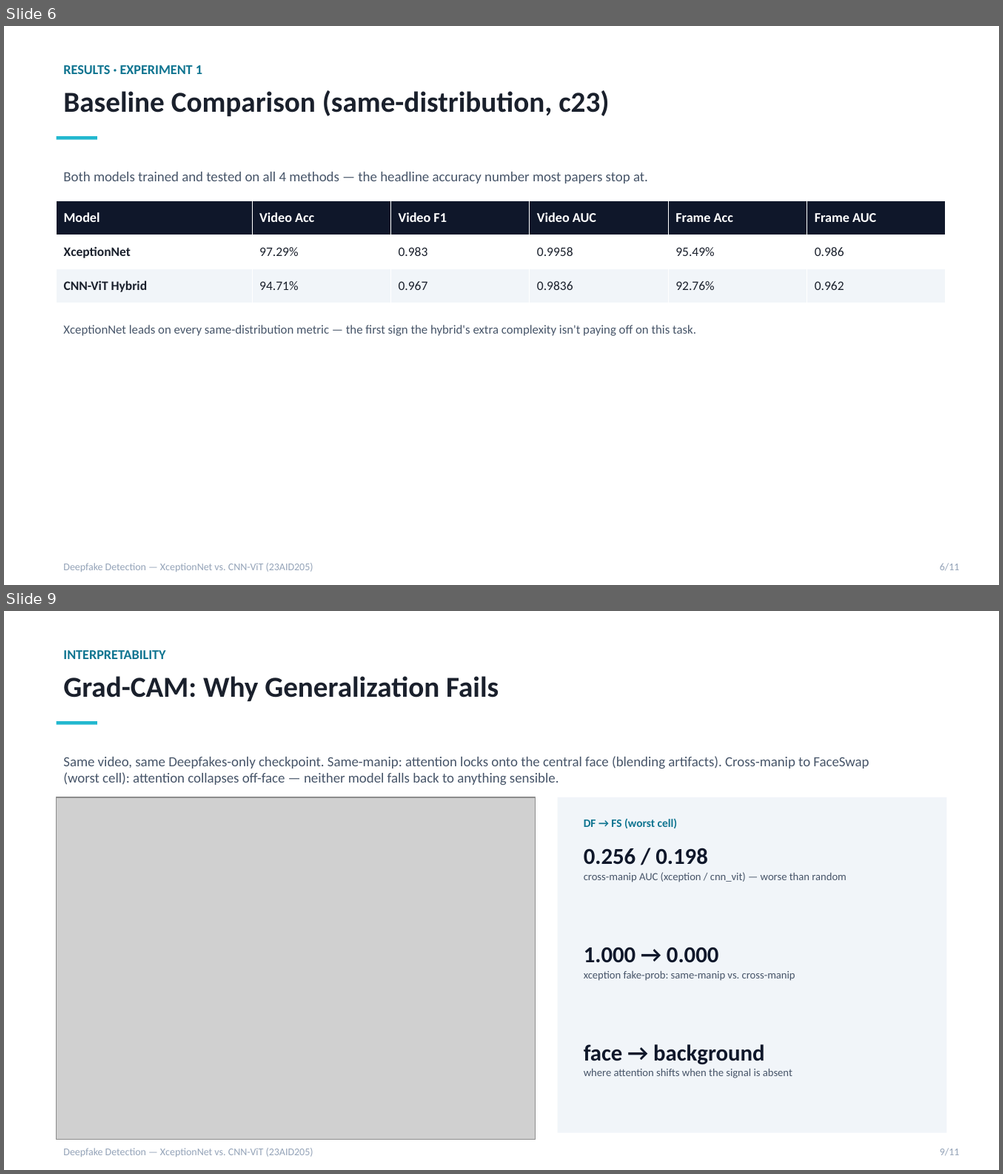
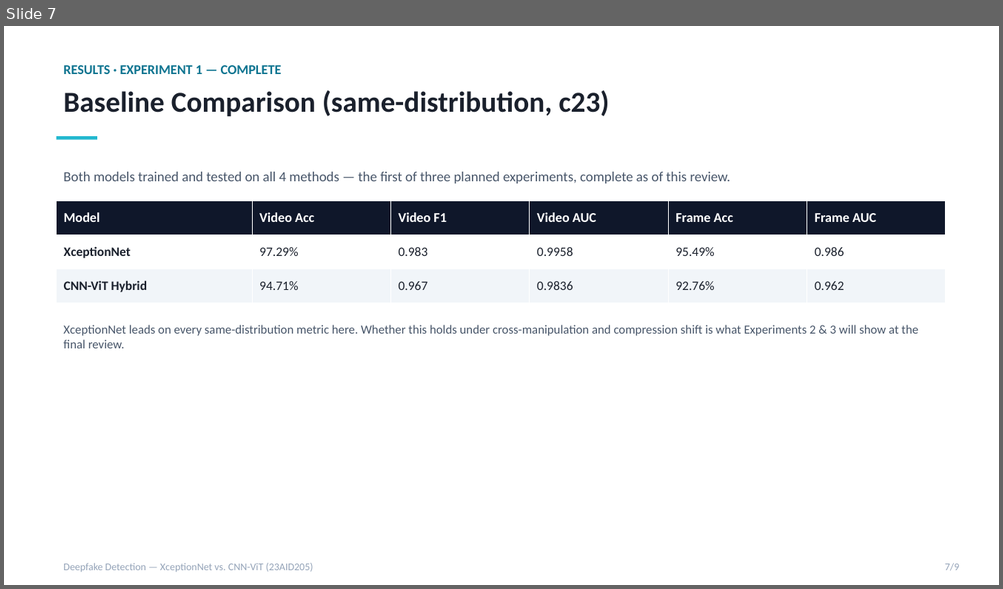
Before and after one commit to DUNE-ODYSSEY/deepfake-detection, a slide deck: docs/mid_review_update.pptx. Shown one above the other, each under a label of ours: slides 6 and 9 before the commit, slide 7 after it; the slides between them are not shown. The pictures are 1003x1174 and 1003x589 pixels, drawn with LibreOffice and Linux fonts; fonts in the diff are those of the drawing; grey boxes stand for pictures. Boxes give left, top, right and bottom in pixels: in the first picture for what was removed or moved away, otherwise in the second. Text is boxed around its words. In the diff, an @@ line names an element or a change of style, - is before the commit and + after.

```diff
--- a/docs/mid_review_update.pptx
+++ b/docs/mid_review_update.pptx
@@ slide 9 removed at bbox=[4, 611, 999, 1170], background #FFFFFF @@
@@ text removed at bbox=[63, 650, 165, 659] @@
-INTERPRETABILITY
@@ text removed at bbox=[63, 676, 498, 701] @@
-Grad-CAM: Why Generalization Fails
@@ rectangle removed at bbox=[57, 721, 97, 724] @@
@@ text removed at bbox=[63, 756, 868, 785] @@
-Same video, same Deepfakes-only checkpoint. Same-manip: attention locks onto the central face (blending artifacts). Cross-manip to FaceSwap (worst cell): attention collapses off-face — neither model falls back to anything sensible.
@@ picture removed at bbox=[57, 797, 535, 1140] @@
@@ rectangle removed at bbox=[558, 797, 947, 1133] @@
@@ text removed at bbox=[583, 819, 677, 829] @@
-DF → FS (worst cell)
@@ text removed at bbox=[583, 848, 708, 865] @@
-0.256 / 0.198
@@ text removed at bbox=[583, 872, 846, 883] @@
-cross-manip AUC (xception / cnn_vit) — worse than random
@@ text removed at bbox=[583, 948, 718, 963] @@
-1.000 → 0.000
@@ text removed at bbox=[583, 971, 795, 981] @@
-xception fake-prob: same-manip vs. cross-manip
@@ text removed at bbox=[583, 1045, 764, 1065] @@
-face → background
@@ text removed at bbox=[583, 1069, 792, 1079] @@
-where attention shifts when the signal is absent
@@ text removed at bbox=[63, 1148, 313, 1157] @@
-Deepfake Detection — XceptionNet vs. CNN-ViT (23AID205)
@@ text removed at bbox=[939, 1148, 959, 1156] @@
-9/11
@@ what was slide 6 is now slide 7 @@
@@ slide 7 changed as well @@
@@ text at bbox=[63, 65, 282, 74]: text changed @@
-RESULTS · EXPERIMENT 1
+RESULTS · EXPERIMENT 1 — COMPLETE
@@ text at bbox=[63, 172, 731, 184]: text changed @@
-Both models trained and tested on all 4 methods — the headline accuracy number most papers stop at.
+Both models trained and tested on all 4 methods — the first of three planned experiments, complete as of this review.
@@ text at bbox=[63, 325, 918, 349]: text changed @@
-XceptionNet leads on every same-distribution metric — the first sign the hybrid's extra complexity isn't paying off on this task.
+XceptionNet leads on every same-distribution metric here. Whether this holds under cross-manipulation and compression shift is what Experiments 2 & 3 will show at the final review.
@@ text at bbox=[945, 563, 959, 571]: text changed @@
-6/11
+7/9
```
Also in this commit, not shown: 6 other slides changed, 2 slides added, 3 other slides removed, 4 other files.
